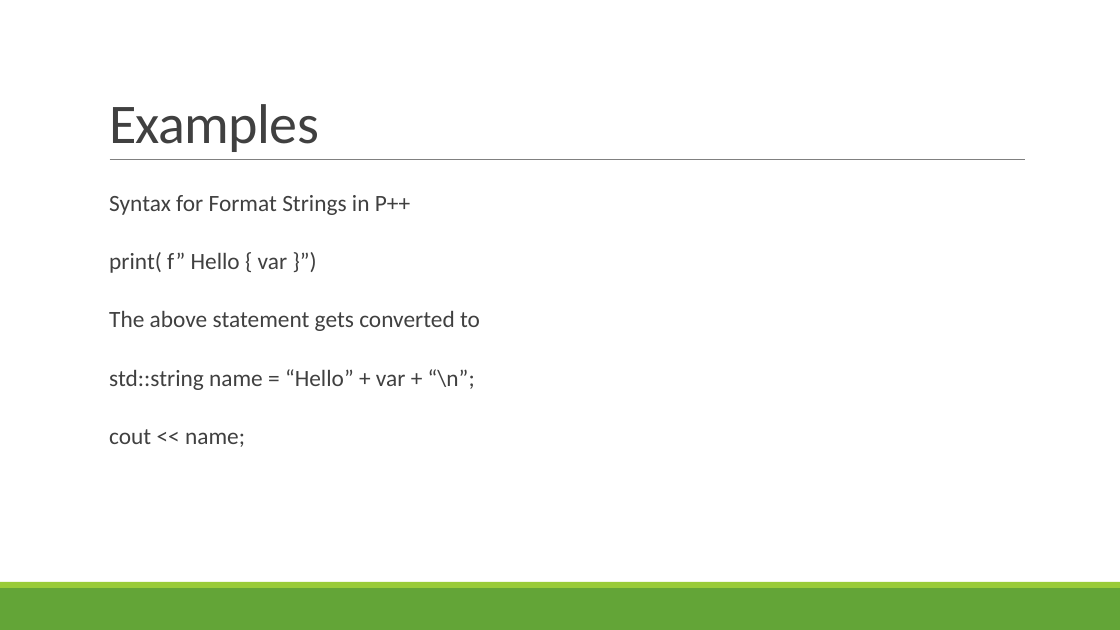
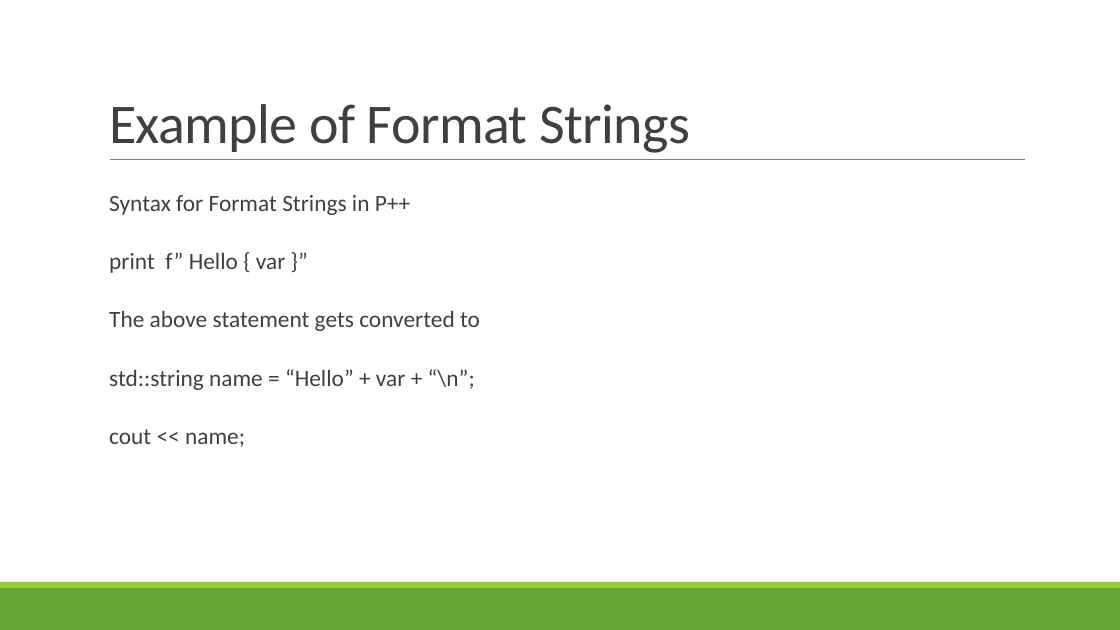
Before and after one commit to flo100500/p-, a slide deck: slide 7 of P++.pptx. Drawn at 1120x630 pixels with LibreOffice and Linux fonts; fonts in the diff are those of the drawing. Boxes give left, top, right and bottom in pixels: in the first picture for what was removed or moved away, otherwise in the second. Text is boxed around its words. In the diff, an @@ line names an element or a change of style, - is before the commit and + after.

```diff
--- a/P++.pptx
+++ b/P++.pptx
@@ title at (109, 104, 690, 153): text changed @@
-Examples
+Example of Format Strings
@@ text at (109, 252, 286, 273): text changed @@
-  print( f” Hello { var }”)
+  print f” Hello { var }”
```
Also in this commit, not shown: 4 other slides changed.
